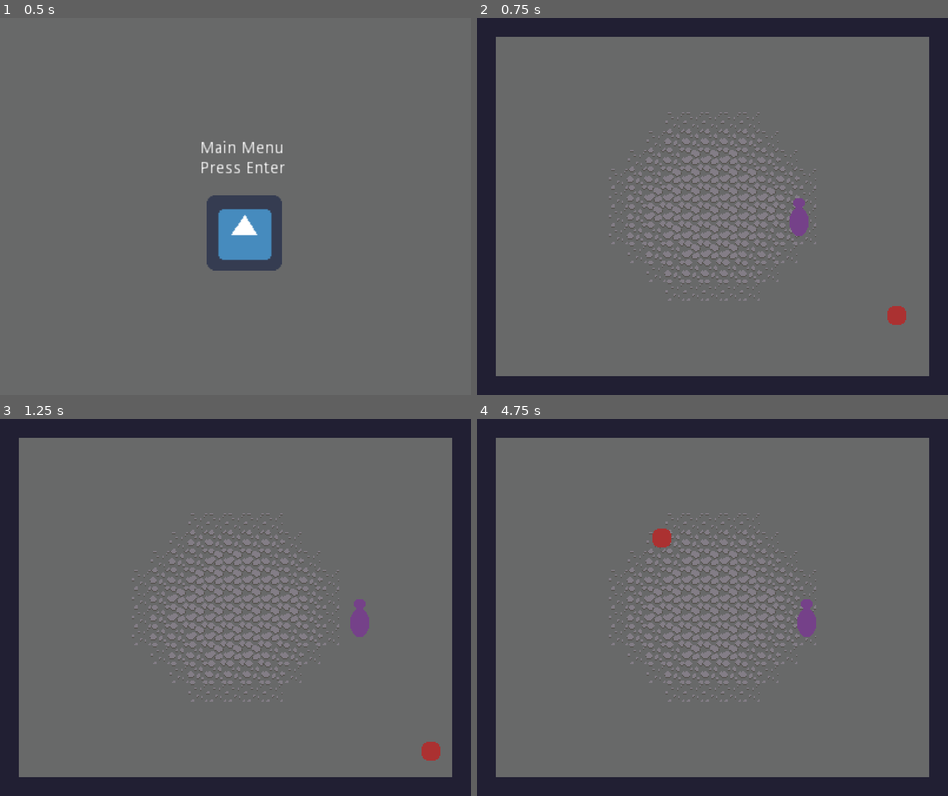
Above: before the commit, frames 1-4 (two rows, left to right).
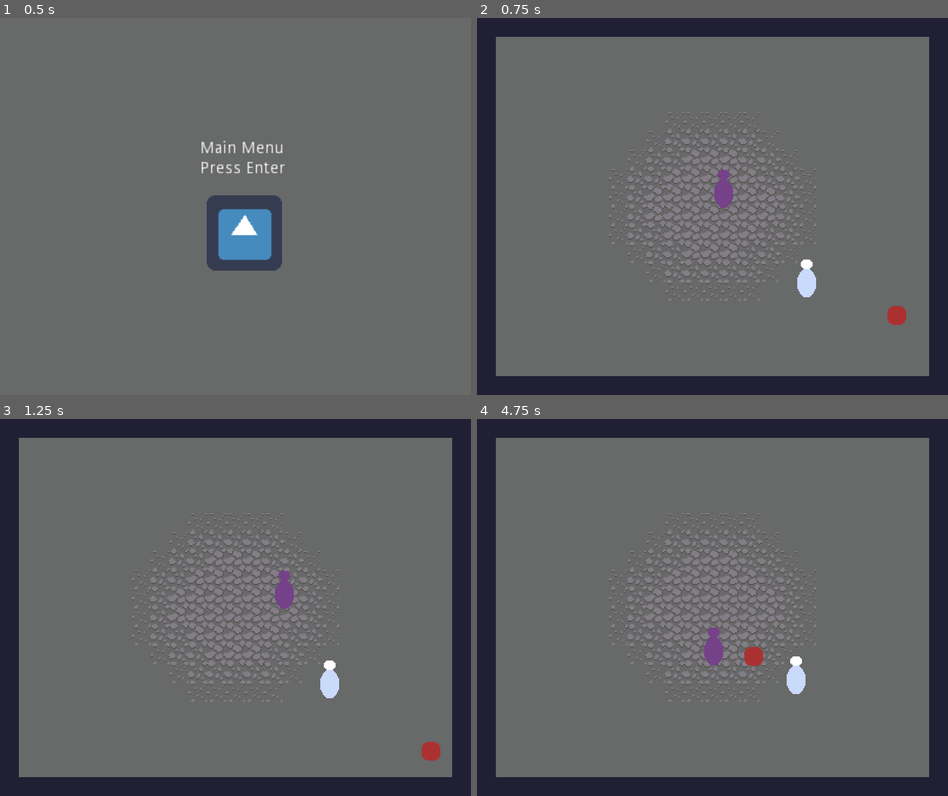
Above: after the commit, the same moments.

Repository: svntax/LD46-KeepItAlive
Game: Godot game, scene res://MainMenu/Main.tscn
The game is run twice, just before and just after one commit, with the same random seed, the same clock (stepped at 60 frames per second) and the same inputs. The engine's default icon, where the game draws it, is replaced by a stand-in: a white triangle on a blue panel in a dark square.
Inputs:
- Up to frame 1 (0.5 s): no input
- Up to frame 2 (0.75 s): tap Enter (ui_accept) at 0.5, 0.6 s; hold Right (MOVE_RIGHT) from 0.53 s (still down)
- Up to frame 3 (1.25 s): keep holding Right (MOVE_RIGHT); tap Enter (ui_accept) at 0.77, 1.07 s
- Up to frame 4 (4.75 s): release Right (MOVE_RIGHT) at 1.28 s; hold Down (MOVE_DOWN) 1.28-2.03 s; tap Enter (ui_accept) at 1.35, 1.52, 1.82, 2.1, 2.85, 3.02, 3.32, 3.6, 3.77, 4.07, 4.35, 4.52 s; hold Right (MOVE_RIGHT) 2.03-2.78 s; hold Up (MOVE_UP) 2.78-3.53 s; hold Left (MOVE_LEFT) from 3.53 s (still down)

Frame 1 is identical in both runs. In frame 2, 0.9% of the frame differs, in the area x 50-72%, y 40-75%; in frame 3, 0.9%; in frame 4, 1.2%, in the area x 37-72%, y 29-73%.

Commit message:
Added basic enemy that shoots bullets.

Diff:
--- a/Bullets/Bullet.gd
+++ b/Bullets/Bullet.gd
@@ -2,7 +2,11 @@
 
 onready var velocity : Vector2 = Vector2()
 
+onready var animation_player = $AnimationPlayer
+# TODO: play the reflect animation when the bullet is reflected
+
 func _ready():
+    #animation_player.play("rest")
     # TODO: Temporary
     velocity.x = 1
     velocity.y = 1
--- a/Bullets/Bullet.tscn
+++ b/Bullets/Bullet.tscn
@@ -6,9 +6,41 @@
 [sub_resource type="CircleShape2D" id=1]
 radius = 8.0
 
+[sub_resource type="Animation" id=3]
+resource_name = "reflect"
+tracks/0/type = "value"
+tracks/0/path = NodePath(".:collision_mask")
+tracks/0/interp = 1
+tracks/0/loop_wrap = true
+tracks/0/imported = false
+tracks/0/enabled = true
+tracks/0/keys = {
+"times": PoolRealArray( 0 ),
+"transitions": PoolRealArray( 1 ),
+"update": 1,
+"values": [ 7 ]
+}
+
+[sub_resource type="Animation" id=2]
+resource_name = "rest"
+tracks/0/type = "value"
+tracks/0/path = NodePath(".:collision_mask")
+tracks/0/interp = 1
+tracks/0/loop_wrap = true
+tracks/0/imported = false
+tracks/0/enabled = true
+tracks/0/keys = {
+"times": PoolRealArray( 0 ),
+"transitions": PoolRealArray( 1 ),
+"update": 1,
+"values": [ 3 ]
+}
+
 [node name="Bullet" type="KinematicBody2D" groups=[
 "Bullets",
 ]]
+collision_layer = 0
+collision_mask = 3
 script = ExtResource( 1 )
 
 [node name="Sprite" type="Sprite" parent="."]
@@ -16,3 +48,7 @@
 
 [node name="CollisionShape2D" type="CollisionShape2D" parent="."]
 shape = SubResource( 1 )
+
+[node name="AnimationPlayer" type="AnimationPlayer" parent="."]
+anims/reflect = SubResource( 3 )
+anims/rest = SubResource( 2 )
--- /dev/null
+++ b/Enemies/BasicEnemy.gd
@@ -0,0 +1,57 @@
+extends KinematicBody2D
+
+const BULLET_KNOCKBACK = 64
+
+var bullet_scene = load("res://Bullets/Bullet.tscn")
+
+onready var velocity : Vector2 = Vector2()
+onready var knockback_velocity : Vector2 = Vector2()
+
+onready var health = 2
+
+onready var shoot_timer = $ShootTimer
+
+func _ready():
+    shoot_timer.connect("timeout", self, "_shoot_cooldown_finished")
+    shoot_timer.one_shot = false
+    shoot_timer.wait_time = 2
+    shoot_timer.start()
+
+# Shoots a bullet towards the player
+func shoot_bullet() -> void:
+    var bullet = bullet_scene.instance()
+    bullet.global_position = global_position
+    get_tree().get_root().add_child(bullet)
+    var player = get_tree().get_nodes_in_group("Players")[0]
+    var bullet_vel = global_position.direction_to(player.global_position) * 3
+    bullet.set_velocity(bullet_vel.x, bullet_vel.y)
+
+func knockback(x : float, y : float) -> void:
+    knockback_velocity.x = x
+    knockback_velocity.y = y
+
+func damage() -> void:
+    health -= 1
+    if health <= 0:
+        queue_free()
+
+func _physics_process(delta):
+    # Knockback velocity is reduced
+    if knockback_velocity.length() > 0:
+        knockback_velocity = knockback_velocity.linear_interpolate(Vector2.ZERO, 0.1)
+
+    move_and_slide(velocity + knockback_velocity)
+    # Loop through collisions
+    for i in get_slide_count():
+        var collision = get_slide_collision(i)
+        if collision.collider != null:
+            var collider = collision.collider
+            if collider.is_in_group("Bullets"):
+                # Damage the enemy and remove the bullet
+                damage()
+                var push = collision.normal * BULLET_KNOCKBACK
+                knockback(push.x, push.y)
+                collider.queue_free()
+
+func _shoot_cooldown_finished():
+    shoot_bullet()
--- /dev/null
+++ b/Enemies/BasicEnemy.tscn
@@ -0,0 +1,30 @@
+[gd_scene load_steps=6 format=2]
+
+[ext_resource path="res://Enemies/basic_enemy.png" type="Texture" id=1]
+[ext_resource path="res://Enemies/BasicEnemy.gd" type="Script" id=2]
+[ext_resource path="res://Enemies/DamageArea.gd" type="Script" id=3]
+
+[sub_resource type="RectangleShape2D" id=1]
+extents = Vector2( 8, 8 )
+
+[sub_resource type="RectangleShape2D" id=2]
+
+[node name="BasicEnemy" type="KinematicBody2D"]
+collision_layer = 4
+script = ExtResource( 2 )
+
+[node name="Sprite" type="Sprite" parent="."]
+texture = ExtResource( 1 )
+
+[node name="CollisionShape2D" type="CollisionShape2D" parent="."]
+position = Vector2( 0, 8 )
+shape = SubResource( 1 )
+
+[node name="DamageArea" type="Area2D" parent="."]
+script = ExtResource( 3 )
+
+[node name="CollisionShape2D" type="CollisionShape2D" parent="DamageArea"]
+position = Vector2( 0, 4 )
+shape = SubResource( 2 )
+
+[node name="ShootTimer" type="Timer" parent="."]
--- /dev/null
+++ b/Enemies/DamageArea.gd
@@ -0,0 +1,9 @@
+extends Area2D
+
+func _ready():
+    self.connect("body_entered", self, "_on_body_entered")
+
+func _on_body_entered(body):
+    if body.is_in_group("Players"):
+        # TODO: what should happen when an enemy's DamageArea touches the player
+        pass
--- a/GameplayScene/Gameplay.tscn
+++ b/GameplayScene/Gameplay.tscn
@@ -1,8 +1,9 @@
-[gd_scene load_steps=4 format=2]
+[gd_scene load_steps=5 format=2]
 
 [ext_resource path="res://Tileset/main_tileset.tres" type="TileSet" id=1]
 [ext_resource path="res://Player/Player.tscn" type="PackedScene" id=2]
 [ext_resource path="res://Bullets/Bullet.tscn" type="PackedScene" id=3]
+[ext_resource path="res://Enemies/BasicEnemy.tscn" type="PackedScene" id=4]
 
 [node name="Gameplay" type="Node2D"]
 
@@ -14,7 +15,11 @@
 tile_data = PoolIntArray( 0, 1, 0, 1, 1, 0, 2, 1, 0, 3, 1, 0, 4, 1, 0, 5, 1, 0, 6, 1, 0, 7, 1, 0, 8, 1, 0, 9, 1, 0, 10, …(2234 unchanged characters)…
 
 [node name="Player" parent="." instance=ExtResource( 2 )]
-position = Vector2( 260.77, 168.822 )
+position = Vector2( 196.77, 144.822 )
 
-[node name="TestBullet" parent="." instance=ExtResource( 3 )]
+[node name="TestReflectedBullet" parent="." instance=ExtResource( 3 )]
 position = Vector2( 343.652, 239.495 )
+collision_mask = 7
+
+[node name="TestBasicEnemy" parent="." instance=ExtResource( 4 )]
+position = Vector2( 279.886, 220.841 )
--- a/Player/Player.gd
+++ b/Player/Player.gd
@@ -7,6 +7,7 @@
 
 onready var velocity : Vector2 = Vector2()
 
+onready var animation_player = $AnimationPlayer
 onready var stunned_timer = $StunnedTimer
 
 func _ready():
@@ -18,7 +19,9 @@
         State.NORMAL:
             pass
         State.STUNNED:
+            # TODO: stunned effect/animation
             stunned_timer.start()
+            animation_player.play("stun")
 
 func stun() -> void:
     if current_state != State.STUNNED:
@@ -45,6 +48,7 @@
             var collider = collision.collider
             if collider.is_in_group("Bullets"):
                 stun()
+                collider.queue_free()
 
 func _can_move() -> bool:
     return current_state != State.STUNNED
--- a/Player/Player.tscn
+++ b/Player/Player.tscn
@@ -6,7 +6,27 @@
 [sub_resource type="RectangleShape2D" id=1]
 extents = Vector2( 8, 8 )
 
-[node name="Player" type="KinematicBody2D"]
+[sub_resource type="Animation" id=2]
+resource_name = "stun"
+length = 0.25
+step = 0.05
+tracks/0/type = "value"
+tracks/0/path = NodePath("Sprite:position")
+tracks/0/interp = 1
+tracks/0/loop_wrap = true
+tracks/0/imported = false
+tracks/0/enabled = true
+tracks/0/keys = {
+"times": PoolRealArray( 0, 0.05, 0.1, 0.15, 0.2, 0.25 ),
+"transitions": PoolRealArray( 1, 1, 1, 1, 1, 1 ),
+"update": 1,
+"values": [ Vector2( 0, 0 ), Vector2( 1, -1 ), Vector2( -2, -1 ), Vector2( 2, 2 ), Vector2( -1, 1 ), Vector2( 0, 0 ) ]
+}
+
+[node name="Player" type="KinematicBody2D" groups=[
+"Players",
+]]
+collision_layer = 3
 script = ExtResource( 2 )
 
 [node name="Sprite" type="Sprite" parent="."]
@@ -18,4 +38,7 @@
 
 [node name="StunnedTimer" type="Timer" parent="."]
 one_shot = true
+
+[node name="AnimationPlayer" type="AnimationPlayer" parent="."]
+anims/stun = SubResource( 2 )
 [connection signal="timeout" from="StunnedTimer" to="." method="_on_StunnedTimer_timeout"]
--- a/project.godot
+++ b/project.godot
@@ -53,6 +53,12 @@
  ]
 }
 
+[layer_names]
+
+2d_physics/layer_1="SOLID"
+2d_physics/layer_2="PLAYER"
+2d_physics/layer_3="ENEMY"
+
 [rendering]
 
 environment/default_clear_color=Color( 0.411765, 0.415686, 0.415686, 1 )
Not shown: 1 places in Bullets/Bullet.tscn that only renumber resources
Binary file added: Enemies/basic_enemy.png
Not shown, added: Enemies/basic_enemy.png.import
Not shown: 1 places in Player/Player.tscn that only renumber resources
